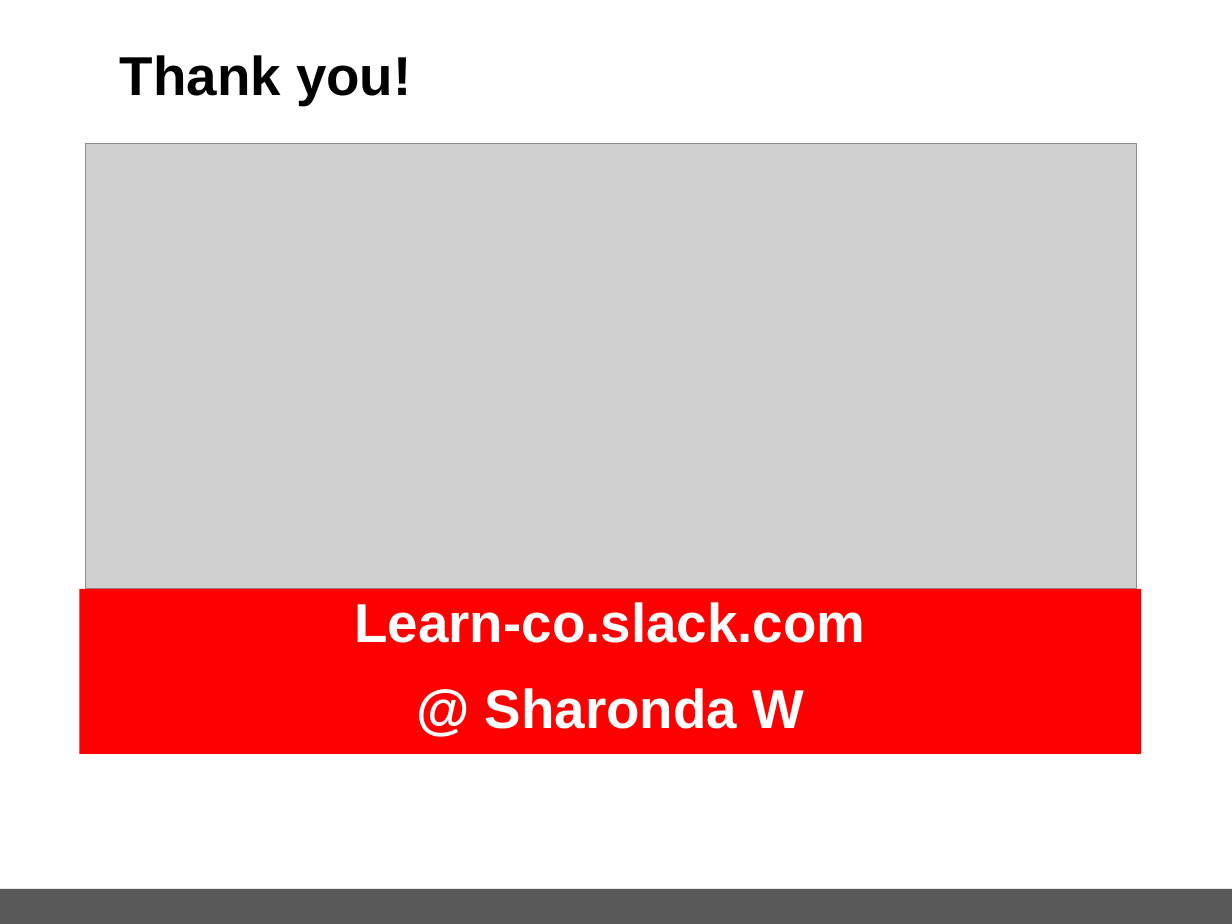
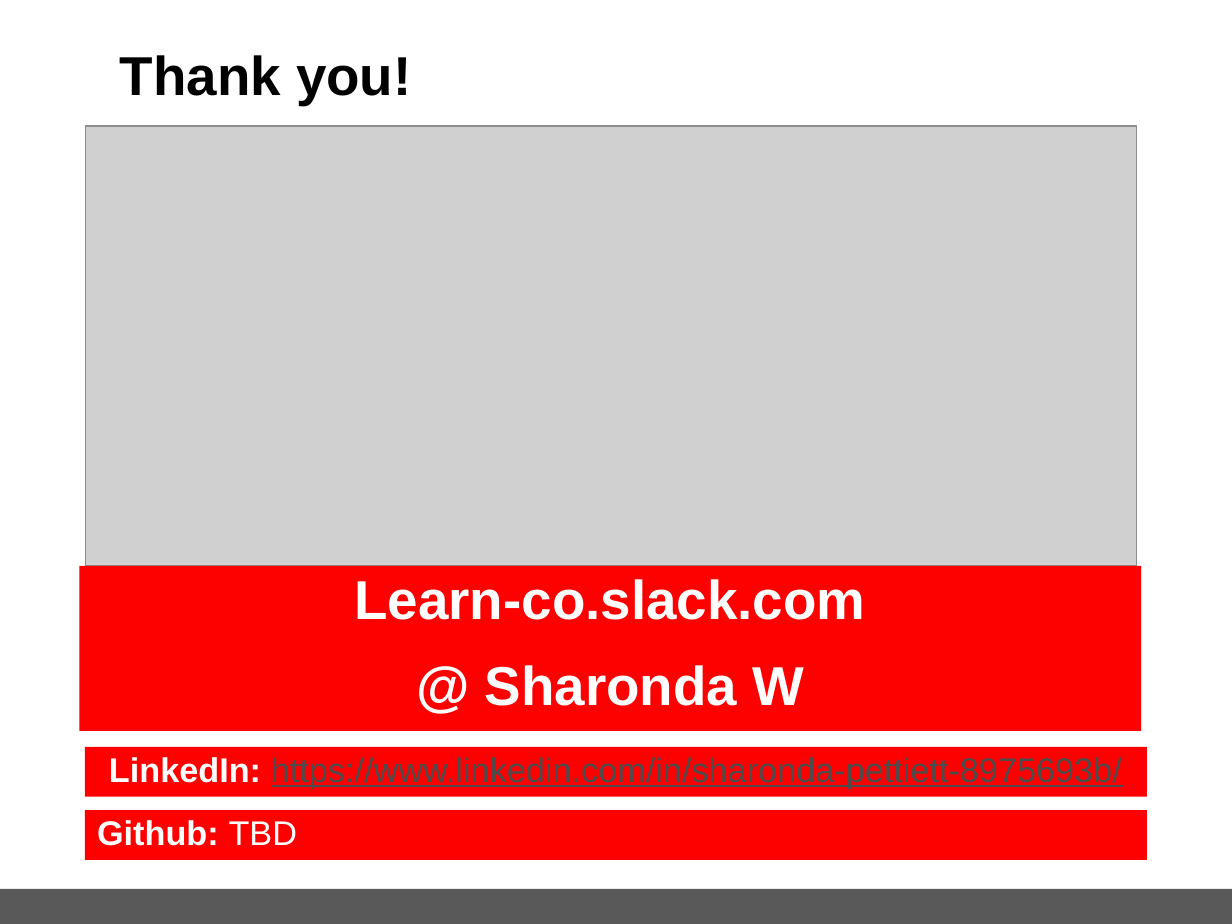
Before and after one commit to spettiett/dsc-capstone-project-v2-online-ds-pt-061019, a slide deck: slide 16 of Capstone_HotelBookingPredition(Final).pptx. Drawn at 1232x924 pixels with LibreOffice and Linux fonts; fonts in the diff are those of the drawing; grey boxes stand for pictures; background and template pictures are left out. Boxes give left, top, right and bottom in pixels: in the first picture for what was removed or moved away, otherwise in the second. Text is boxed around its words. In the diff, an @@ line names an element or a change of style, - is before the commit and + after.

```diff
--- a/Capstone_HotelBookingPredition(Final).pptx
+++ b/Capstone_HotelBookingPredition(Final).pptx
@@ picture: place and size @@
-picture at box(85, 143, 1136, 589)
+picture at box(85, 126, 1136, 565)
@@ rectangle "Learn-co.slack.com": place and size @@
-rectangle "Learn-co.slack.com" at box(79, 589, 1141, 754)
+rectangle "Learn-co.slack.com" at box(79, 565, 1141, 731)
@@ rectangle added at box(85, 747, 1147, 796), fill #FD0000, 20 pt, text #4D4D4D, underline @@
+LinkedIn: https://www.linkedin.com/in/sharonda-pettiett-8975693b/
@@ rectangle added at box(85, 811, 1147, 860), fill #FD0000, 20 pt, text #FFFFFF, bold @@
+Github: TBD
```
Also in this commit, not shown: 5 other slides changed, 15 other files.
